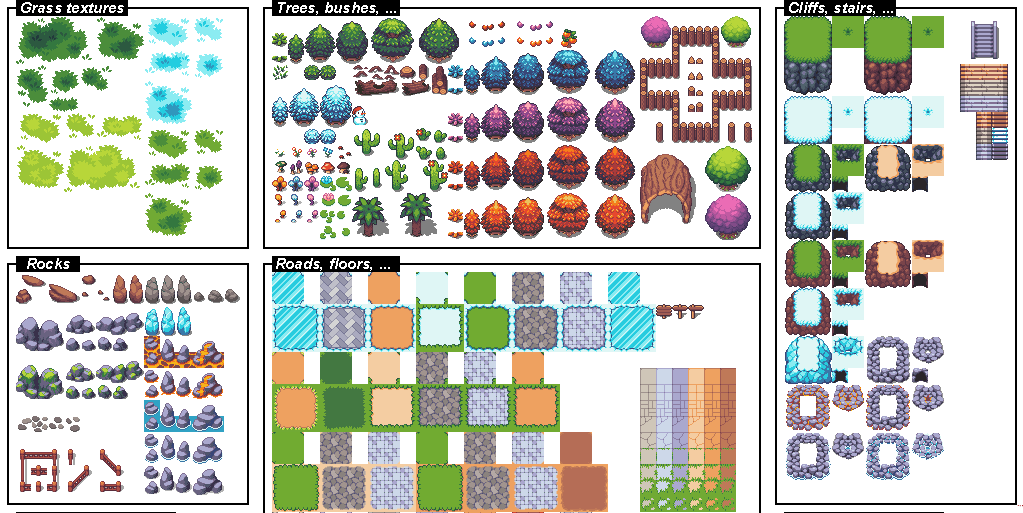
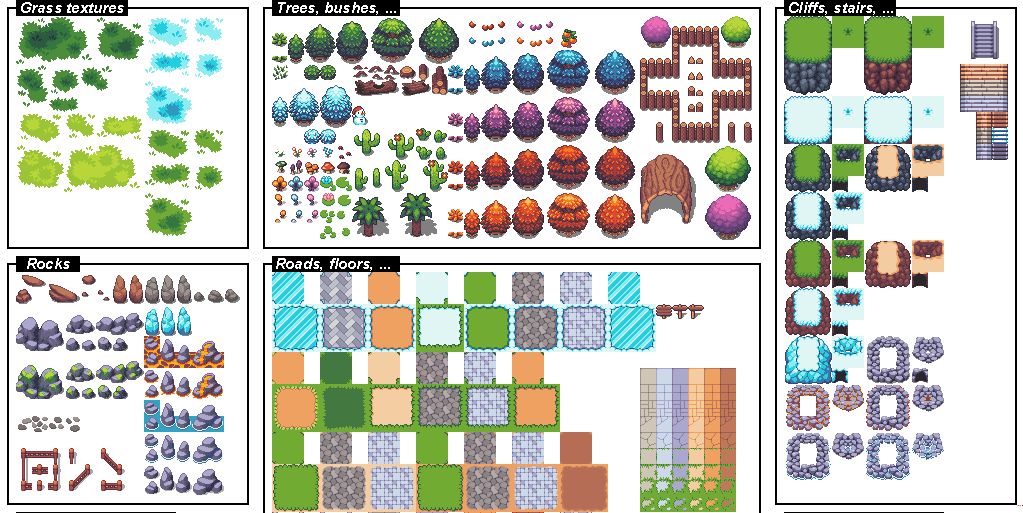
Layers edited between the first and the second 1023 × 513 image:
removed layer "Pasted Layer" over [20, 449, 124, 492]
painted on "real_atlas" over [21, 448, 125, 491]
